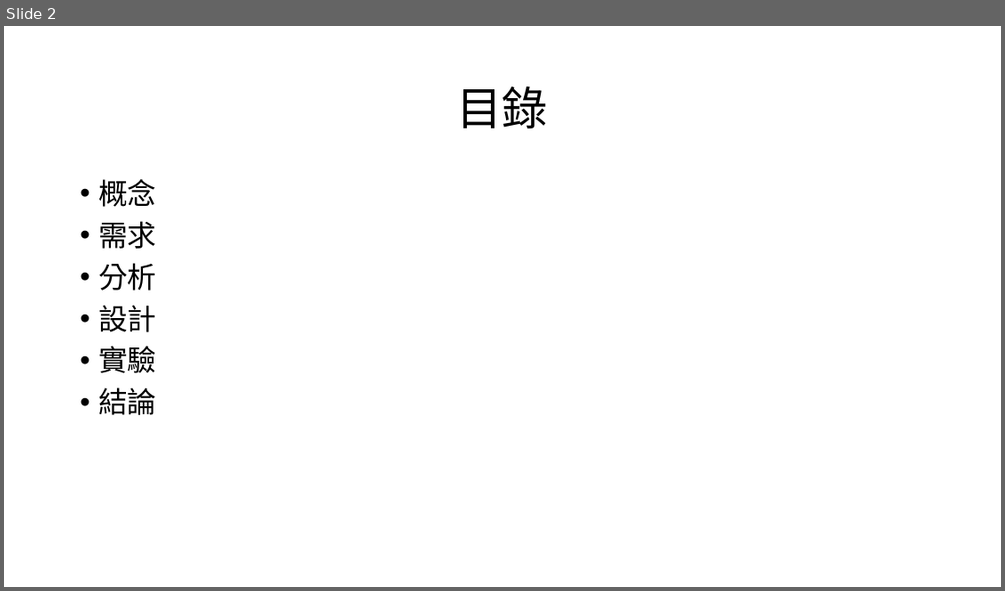
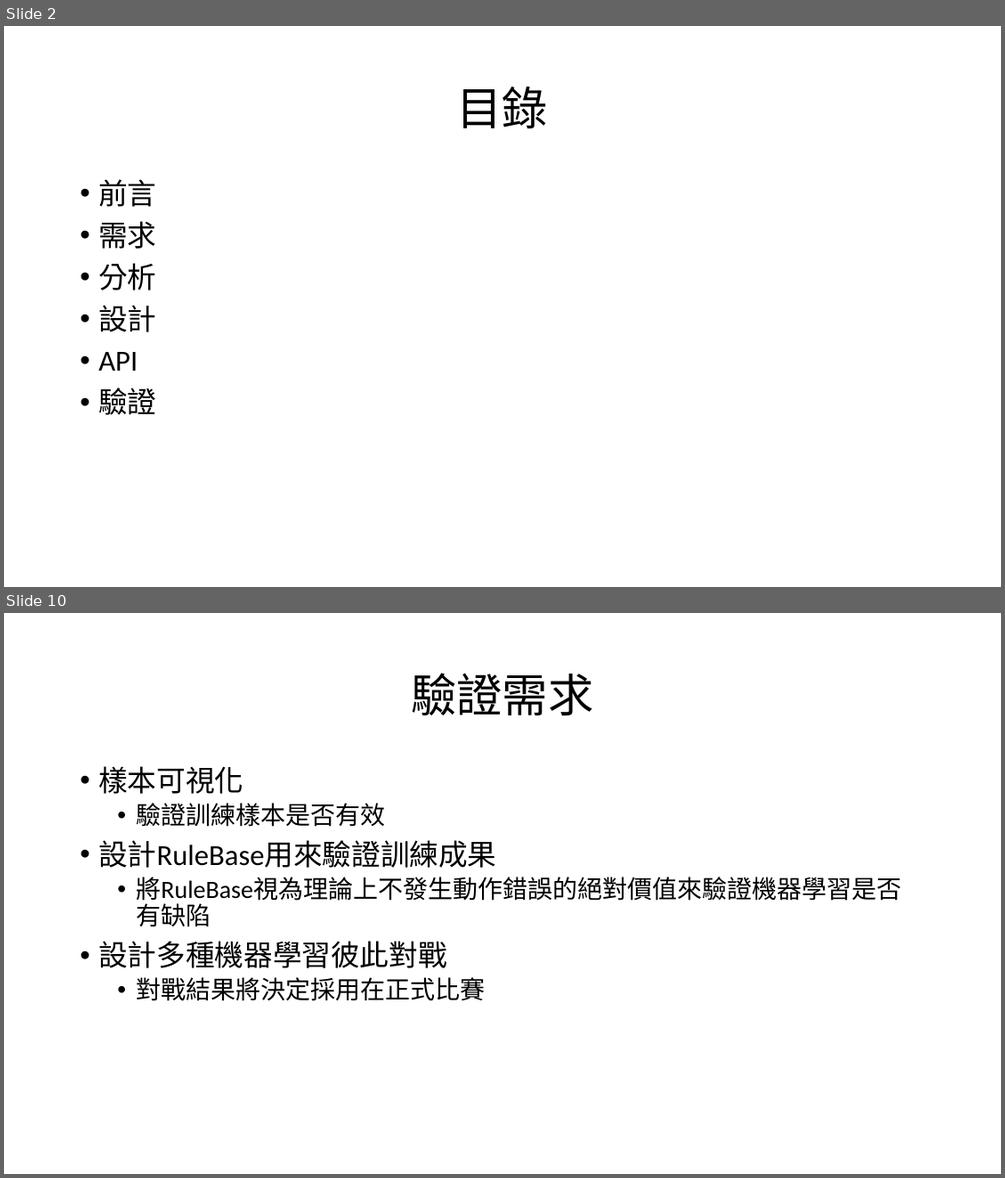
Before and after one commit to HongYu313Lin/-, a slide deck: 乒乓球規格.pptx. Shown one above the other, each under a label of ours: slide 2 before the commit, slides 2 and 10 after it; the slides between them are not shown. The pictures are 1005x591 and 1005x1178 pixels, drawn with LibreOffice and Linux fonts; fonts in the diff are those of the drawing. Boxes give left, top, right and bottom in pixels: in the first picture for what was removed or moved away, otherwise in the second. Text is boxed around its words. In the diff, an @@ line names an element or a change of style, - is before the commit and + after.

```diff
--- a/乒乓球規格.pptx
+++ b/乒乓球規格.pptx
@@ slide 10 added at (x1=4, y1=613, x2=1001, y2=1174), background #FFFFFF @@
@@ title added at (x1=411, y1=673, x2=593, y2=716), 44 pt, text #000000 @@
+驗證需求
@@ text added at (x1=98, y1=766, x2=901, y2=1001), 24 pt, text #000000 @@
+• 樣本可視化
+  • 驗證訓練樣本是否有效
+• 設計RuleBase用來驗證訓練成果
+  • 將RuleBase視為理論上不發生動作錯誤的絕對價值來驗證機器學習是否有缺陷
+• 設計多種機器學習彼此對戰
+  • 對戰結果將決定採用在正式比賽
@@ slide 2 changed as well @@
@@ text at (x1=98, y1=179, x2=156, y2=207): text changed @@
-• 概念
+• 前言
@@ text at (x1=98, y1=352, x2=156, y2=415): text changed @@
-• 實驗
-• 結論
+• API
+• 驗證
```
Also in this commit, not shown: 5 other slides changed, 27 other slides added, 22 other files.
